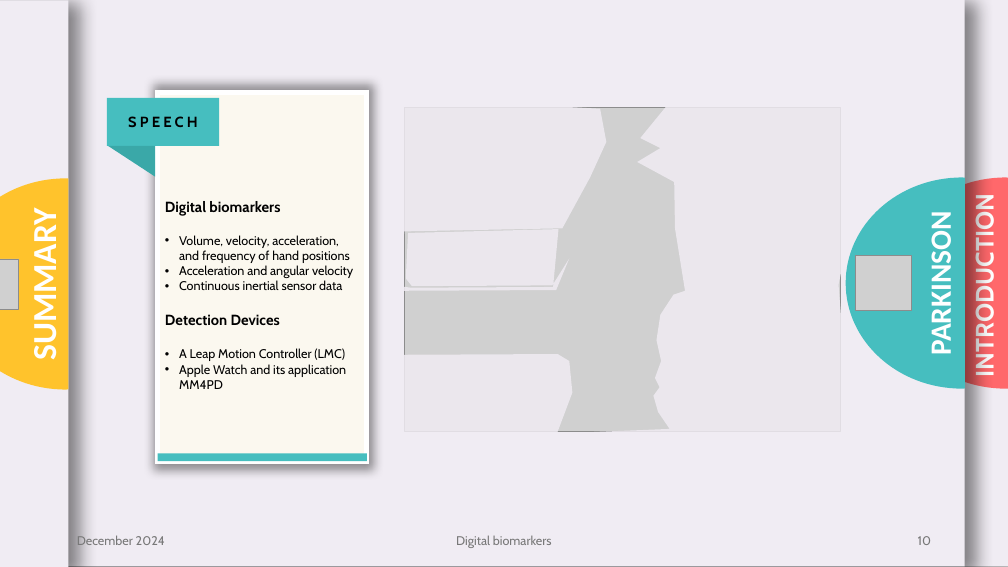
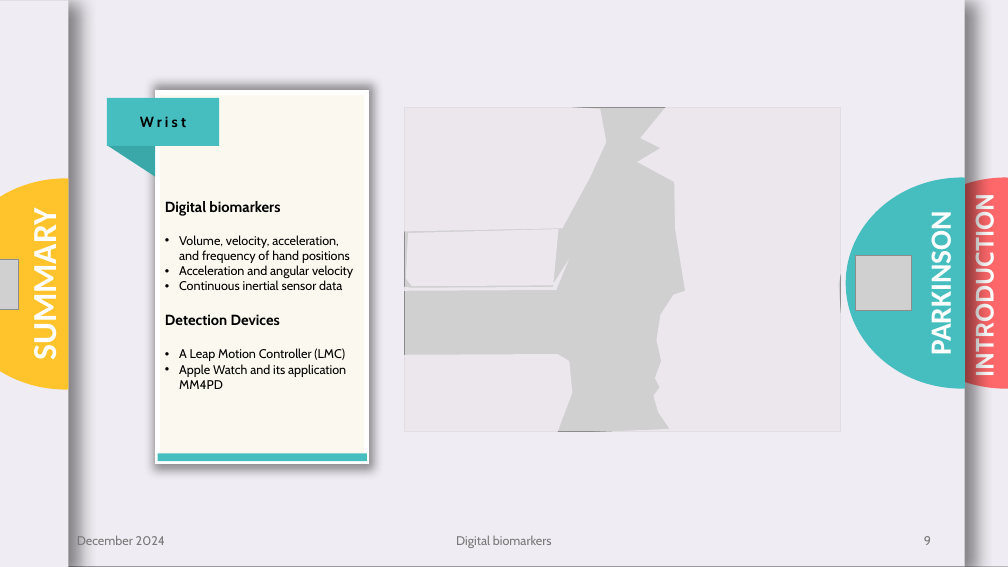
Before and after one commit to pxsa/Digital-Biomarkers, a slide deck: slide 9 of The opportunity of digital biomarkers.pptx (slide 10 before the commit). Drawn at 1008x567 pixels with LibreOffice and Linux fonts; fonts in the diff are those of the drawing; grey boxes stand for pictures. Boxes give left, top, right and bottom in pixels: in the first picture for what was removed or moved away, otherwise in the second. Text is boxed around its words. In the diff, an @@ line names an element or a change of style, - is before the commit and + after.

```diff
--- a/The opportunity of digital biomarkers.pptx
+++ b/The opportunity of digital biomarkers.pptx
@@ text in rectangle at bbox=[140, 116, 186, 127]: text changed @@
-SPEECH
+Wrist
@@ page number at bbox=[924, 536, 931, 545]: text changed @@
-10
+9
```
Also in this commit, not shown: 4 other slides changed, 1 slide added, 1 slide removed, 1 other file.
